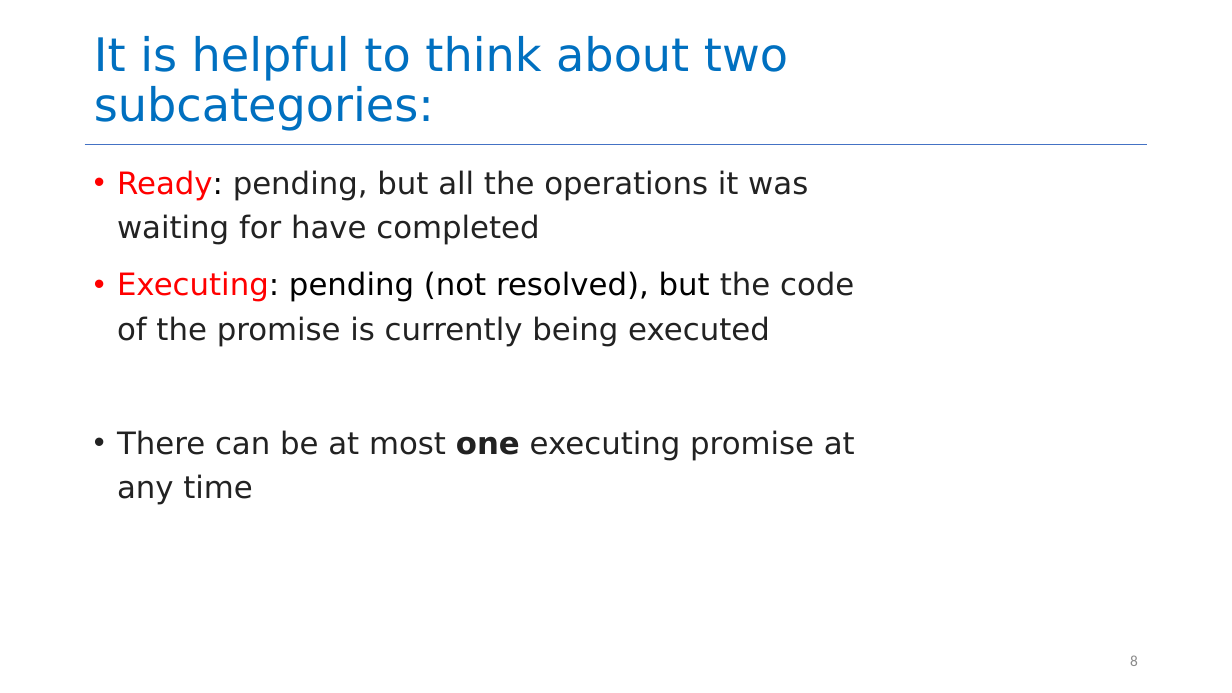
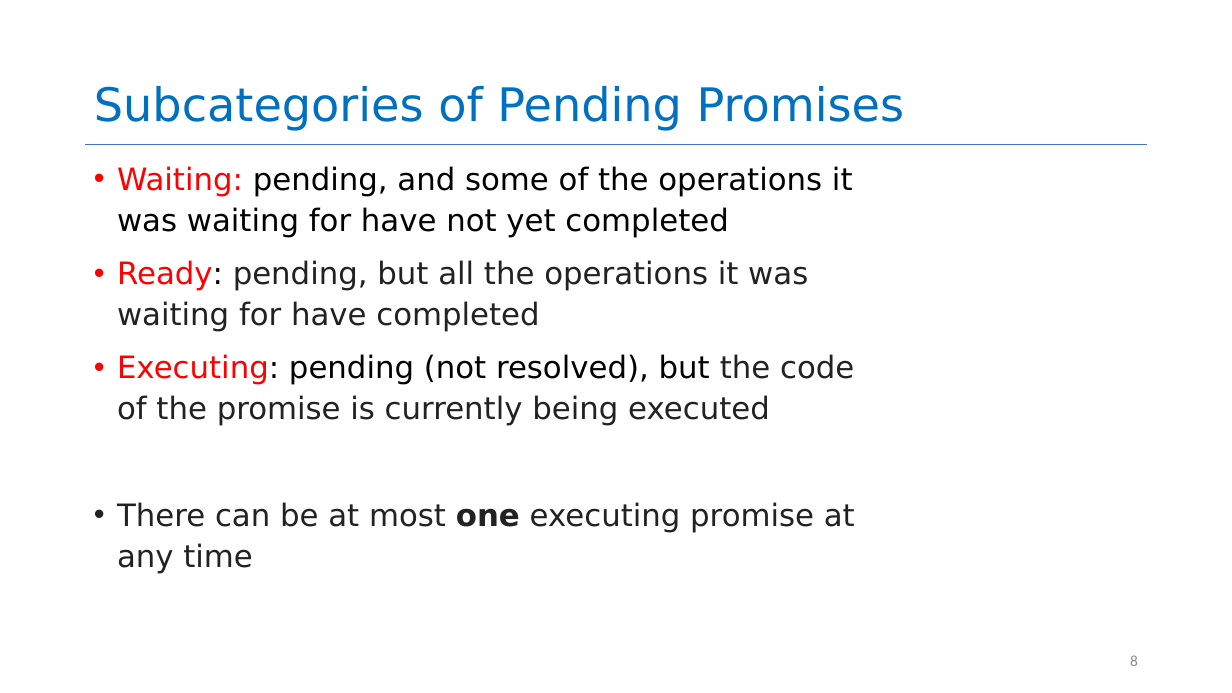
Before and after one commit to neu-se/CS4530-Spring-2025, a slide deck: slide 8 of Slides/Module 06 Concurrency Patterns in Typescript.pptx. Drawn at 1232x693 pixels with LibreOffice and Linux fonts; fonts in the diff are those of the drawing. Boxes give left, top, right and bottom in pixels: in the first picture for what was removed or moved away, otherwise in the second. Text is boxed around its words. In the diff, an @@ line names an element or a change of style, - is before the commit and + after.

```diff
--- a/Slides/Module 06 Concurrency Patterns in Typescript.pptx
+++ b/Slides/Module 06 Concurrency Patterns in Typescript.pptx
@@ title at <box>94,86,905,131</box>: text changed @@
-It is helpful to think about two subcategories:
+Subcategories of Pending Promises
@@ text at <box>117,166,853,238</box>: paragraph added @@
+• Waiting: pending, and some of the operations it was waiting for have not yet completed
@@ text at <box>117,260,855,574</box>: line spacing 1.2 to 1.1 @@
```
Also in this commit, not shown: 4 other slides changed, 1 other file.
